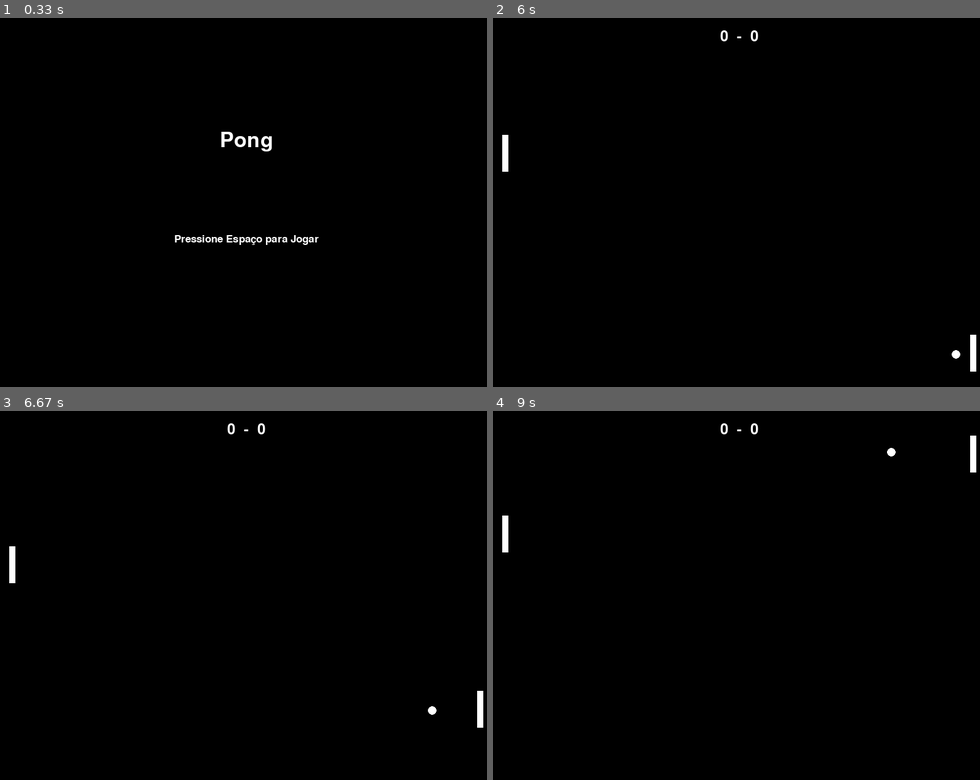
Above: before the commit, frames 1-4 (two rows, left to right).
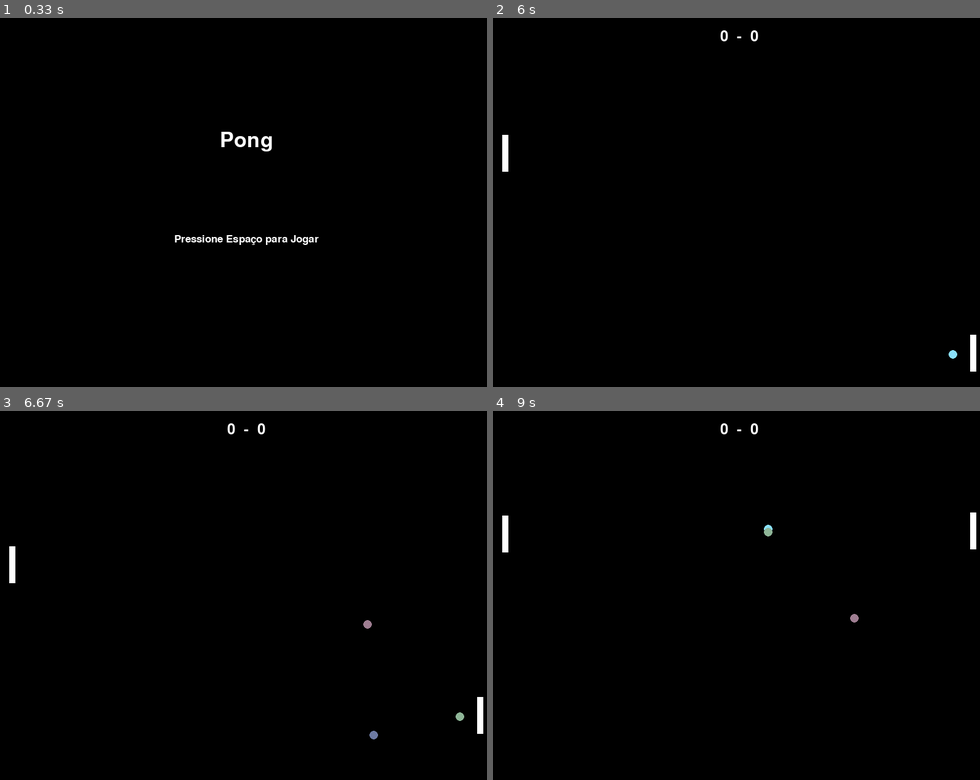
Above: after the commit, the same moments.

Repository: JaksonFz/Pong
Game: pygame game, started from pong.py
The game is run twice, just before and just after one commit, with the same random seed, the same clock (stepped at 60 frames per second) and the same inputs.
Inputs:
- Up to frame 1 (0.33 s): no input
- Up to frame 2 (6 s): tap Space at 0.33, 0.73, 1.03, 1.23, 1.57, 1.97, 2.37, 2.7, 3.03, 3.43, 3.83, 4.17, 4.5, 4.9, 5.3, 5.63, 5.97 s; hold Up 0.67-1.13 s; hold Down 1.17-1.47 s; hold Up 1.5-1.87 s; hold Down 1.9-2.27 s; hold Up 2.3-2.6 s; hold Down 2.63-2.93 s; hold Up 2.97-3.33 s; hold Down 3.37-3.73 s; hold Up 3.77-4.07 s; hold Down 4.1-4.4 s; hold Up 4.43-4.8 s; hold Down 4.83-5.2 s; hold Up 5.23-5.53 s; hold Down 5.57-5.87 s; hold Up from 5.9 s (still down)
- Up to frame 3 (6.67 s): release Up at 6.27 s; hold Down from 6.3 s (still down); tap Space at 6.37 s
- Up to frame 4 (9 s): release Down at 6.67 s; hold Up 6.7-7 s; tap Space at 6.77, 7.1, 7.43, 7.83, 8.23, 8.57, 8.9 s; hold Down 7.03-7.33 s; hold Up 7.37-7.73 s; hold Down 7.77-8.13 s; hold Up 8.17-8.47 s; hold Down 8.5-8.8 s; hold Up from 8.83 s (still down)

Frame 1 is identical in both runs. In frame 2, less than 0.1% of the frame differs, in the area x 93-96%, y 90-93%; in frame 3, 0.2%; in frame 4, 0.4%, in the area x 55-100%, y 6-58%.

Commit message:
Task 3 Completa

Diff:
--- a/pong.py
+++ b/pong.py
@@ -5,8 +5,8 @@
 pygame.init()
 pygame.mixer.init()
 
-PRETO = (0,0,0)
-BRANCO = (255,255,255)
+PRETO = (0, 0, 0)
+BRANCO = (255, 255, 255)
 
 largura = 800
 altura = 600
@@ -17,7 +17,6 @@
         self.hit_paddle = pygame.mixer.Sound("assets/Paddle.wav")
         self.hit_wall = pygame.mixer.Sound("assets/Hall.wav")
         self.score = pygame.mixer.Sound("assets/Score.wav")
-
         pygame.mixer.music.load("assets/Soundtrack.wav")
         pygame.mixer.music.set_volume(0.5)
 
@@ -50,17 +49,17 @@
 
             self.tela.fill(PRETO)
 
-            font = pygame.font.SysFont(None,50)
+            font = pygame.font.SysFont(None, 50)
             text = font.render("Pong", True, BRANCO)
-            text_rect = text.get_rect(center=(largura//2, altura//4 + 50))
+            text_rect = text.get_rect(center=(largura // 2, altura // 4 + 50))
             self.tela.blit(text, text_rect)
 
-            font_blynk = pygame.font.SysFont(None,26)
+            font_blynk = pygame.font.SysFont(None, 26)
             tempo = pygame.time.get_ticks()
 
             if tempo % 2000 < 1000:
                 text_blynk = font_blynk.render("Pressione Espaço para Jogar", True, BRANCO)
-                text_blynk_rect = text_blynk.get_rect(center=(largura//2,altura//2 + 60))
+                text_blynk_rect = text_blynk.get_rect(center=(largura // 2, altura // 2 + 60))
                 self.tela.blit(text_blynk, text_blynk_rect)
 
             pygame.display.flip()
@@ -86,9 +85,9 @@
             self.y += 5
 
     def mover_cpu(self, bola_y):
-        if self.y + self.altura//2 < bola_y:
+        if self.y + self.altura // 2 < bola_y:
             self.y += 5
-        elif self.y + self.altura//2 > bola_y:
+        elif self.y + self.altura // 2 > bola_y:
             self.y -= 5
 
         if self.y < 0:
@@ -101,18 +100,22 @@
 
 
 class Ball:
-    def __init__(self, tamanho):
+    def __init__(self, tamanho, verdadeira=True):
         self.tamanho = tamanho
+        self.verdadeira = verdadeira
+        self.cor = (
+            random.randint(50, 255),
+            random.randint(50, 255),
+            random.randint(50, 255),
+        )
         self.reset()
 
     def velocidade_inicial(self):
         vx = random.randint(-1, 1)
         vy = random.randint(-1, 1)
-
         while vx == 0 and vy == 0:
             vx = random.randint(-1, 1)
             vy = random.randint(-1, 1)
-
         return vx * 5, vy * 5
 
     def rect(self):
@@ -123,25 +126,29 @@
         self.y += self.vel_y
 
         if self.y <= 0:
-            self.vel_x = random.randint(-1, 1) * 5
+            self.vel_x = random.choice([-1, 1]) * 5
             self.vel_y = random.randint(0, 1) * 5
             audio.play_hit_wall()
 
         if self.y >= altura - self.tamanho:
-            self.vel_x = random.randint(-1, 1) * 5
+            self.vel_x = random.choice([-1, 1]) * 5
             self.vel_y = random.randint(-1, 0) * 5
             audio.play_hit_wall()
 
     def colidir(self, p1, p2, audio):
         if self.rect().colliderect(p1.rect()):
-            self.vel_x = random.randint(0, 1) * 5
+            self.vel_x = random.randint(1, 1) * 5
             self.vel_y = random.randint(-1, 1) * 5
             audio.play_hit_paddle()
+            return True
 
         if self.rect().colliderect(p2.rect()):
-            self.vel_x = random.randint(-1, 0) * 5
+            self.vel_x = random.randint(-1, -1) * 5
             self.vel_y = random.randint(-1, 1) * 5
             audio.play_hit_paddle()
+            return True
+
+        return False
 
     def reset(self):
         self.x = largura // 2 - self.tamanho // 2
@@ -149,12 +156,8 @@
         self.vel_x, self.vel_y = self.velocidade_inicial()
 
     def desenhar(self, tela):
-        pygame.draw.circle(
-            tela,
-            BRANCO,
-            (int(self.x), int(self.y)),
-            self.tamanho
-        )
+        pygame.draw.circle(tela, self.cor, (int(self.x), int(self.y)), self.tamanho)
+
 
 class Score:
     def __init__(self):
@@ -163,24 +166,20 @@
 
     def ponto_p1(self):
         self.player1 += 1
-        print(f"Player 1: {self.player1}")
         if self.player1 >= 10:
-            print("Player 1 venceu!")
             return True
         return False
 
     def ponto_p2(self):
         self.player2 += 1
-        print(f"Player 2: {self.player2}")
         if self.player2 >= 10:
-            print("Player 2 venceu!")
             return True
         return False
 
     def desenhar(self, tela):
         font_score = pygame.font.SysFont(None, 36)
         score_text = font_score.render(f"{self.player1}  -  {self.player2}", True, BRANCO)
-        tela.blit(score_text, score_text.get_rect(center=(largura//2, 30)))
+        tela.blit(score_text, score_text.get_rect(center=(largura // 2, 30)))
 
 
 class Game:
@@ -195,11 +194,16 @@
         raquete_altura = 60
         tamanho_bola = 7
 
-        self.player1 = Paddle(15, altura/2 - raquete_altura//2, raquete_largura, raquete_altura)
-        self.player2 = Paddle(largura - 15 - raquete_largura, altura/2 - raquete_altura//2, raquete_largura, raquete_altura)
-
-        self.bola = Ball(tamanho_bola)
+        self.player1 = Paddle(15, altura / 2 - raquete_altura // 2, raquete_largura, raquete_altura)
+        self.player2 = Paddle(largura - 15 - raquete_largura, altura / 2 - raquete_altura // 2, raquete_largura, raquete_altura)
+
+        self.bolas = [Ball(tamanho_bola, verdadeira=True)]
+        self.tempo_ultimo_spawn = pygame.time.get_ticks()
         self.score = Score()
+
+    def reset_bolas(self):
+        self.bolas = [Ball(7, verdadeira=True)]
+        self.tempo_ultimo_spawn = pygame.time.get_ticks()
 
     def executar(self):
         while True:
@@ -209,27 +213,47 @@
 
             self.tela.fill(PRETO)
 
-            self.bola.atualizar(self.audio)
-            self.bola.colidir(self.player1, self.player2, self.audio)
-
-            if self.bola.x <= 0:
-                self.audio.play_score()
-                if self.score.ponto_p2():
-                    return True
-                self.bola.reset()
-
-            if self.bola.x >= largura - self.bola.tamanho:
-                self.audio.play_score()
-                if self.score.ponto_p1():
-                    return True
-                self.bola.reset()
+            tempo_atual = pygame.time.get_ticks()
+            novas_bolas = []
+
+            for bola in self.bolas:
+                bola.atualizar(self.audio)
+                colidiu = bola.colidir(self.player1, self.player2, self.audio)
+
+                if colidiu and tempo_atual - self.tempo_ultimo_spawn >= 5000:
+                    self.tempo_ultimo_spawn = tempo_atual
+                    for _ in range(3):
+                        nova = Ball(bola.tamanho, verdadeira=False)
+                        nova.x = bola.x
+                        nova.y = bola.y
+                        novas_bolas.append(nova)
+
+                if bola.verdadeira:
+                    if bola.x <= 0:
+                        self.audio.play_score()
+                        if self.score.ponto_p2():
+                            return True
+                        self.reset_bolas()
+
+                    if bola.x >= largura - bola.tamanho:
+                        self.audio.play_score()
+                        if self.score.ponto_p1():
+                            return True
+                        self.reset_bolas()
+
+            self.bolas.extend(novas_bolas)
 
             self.player1.mover_player()
-            self.player2.mover_cpu(self.bola.y)
+
+            if self.bolas:
+                self.player2.mover_cpu(self.bolas[0].y)
 
             self.player1.desenhar(self.tela)
             self.player2.desenhar(self.tela)
-            self.bola.desenhar(self.tela)
+
+            for bola in self.bolas:
+                bola.desenhar(self.tela)
+
             self.score.desenhar(self.tela)
 
             pygame.display.flip()
